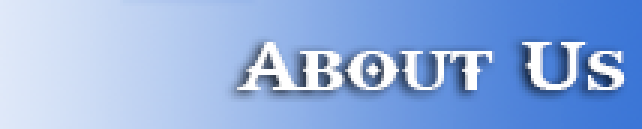
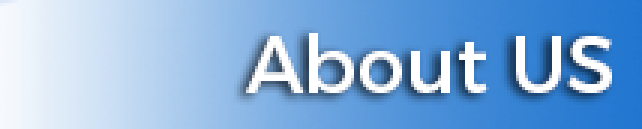
Comparing the layer stacks of the two (642, 129) images. Changes:
renamed "About Us" to "About US", painted on it over [237, 33, 627, 93]
painted on "Hovor" over [0, 0, 642, 129]
